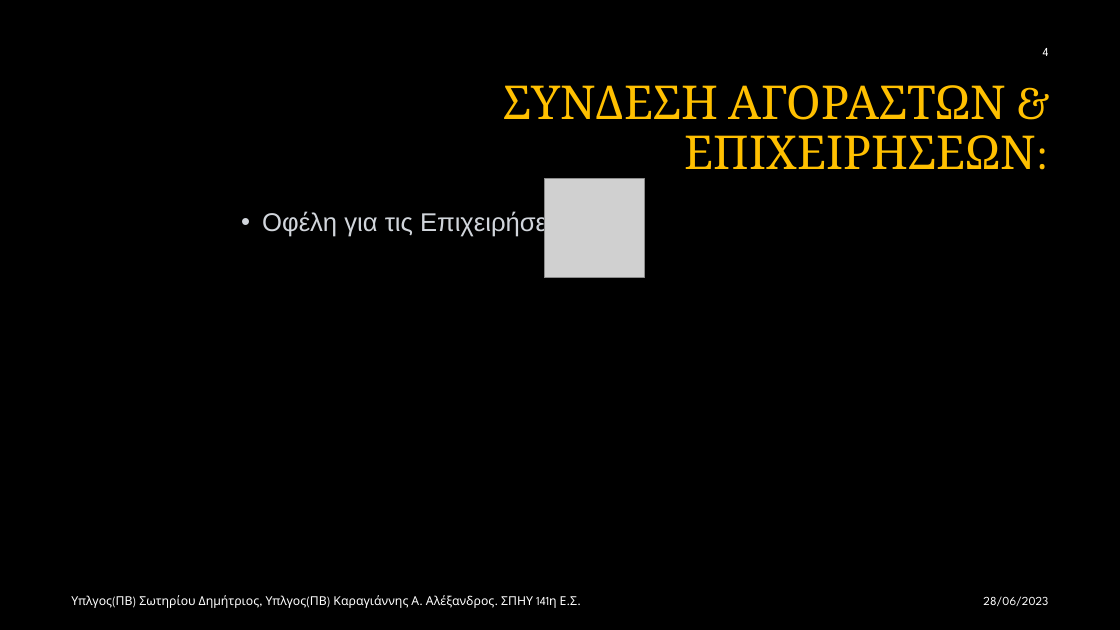
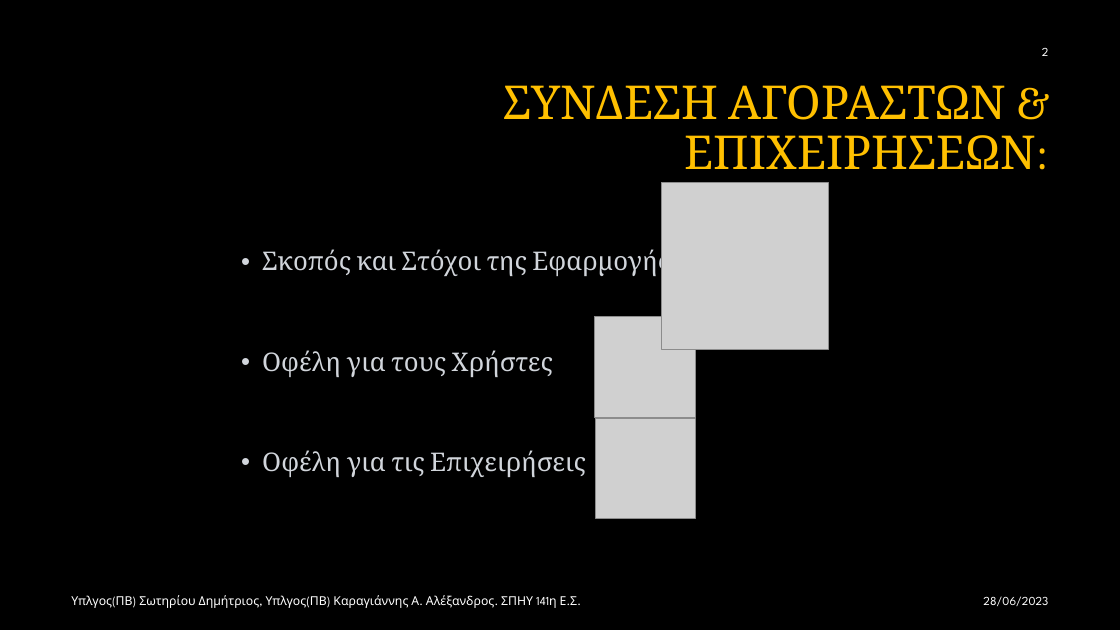
Before and after one commit to Alan-III/GroupBuy, a slide deck: slide 4 of GroupBuy.pptx. Drawn at 1120x630 pixels with LibreOffice and Linux fonts; fonts in the diff are those of the drawing; grey boxes stand for pictures; background and template pictures are left out. Boxes give left, top, right and bottom in pixels: in the first picture for what was removed or moved away, otherwise in the second. Text is boxed around its words. In the diff, an @@ line names an element or a change of style, - is before the commit and + after.

```diff
--- a/GroupBuy.pptx
+++ b/GroupBuy.pptx
@@ text at (1042,48,1049,56): text changed @@
-4
+2
@@ picture added at (662,182,828,349) @@
@@ text added at (262,247,670,278), 22 pt, text #D1D5DB @@
+• Σκοπός και Στόχοι της Εφαρμογής
@@ picture added at (595,317,697,418) @@
@@ text added at (262,350,553,377), 22 pt, text #D1D5DB @@
+• Οφέλη για τους Χρήστες
@@ picture: place and size @@
-picture at (544,178,644,278)
+picture at (596,418,696,518)
@@ text "Οφέλη για τις Επιχειρήσεις": place and size @@
-text "Οφέλη για τις Επιχειρήσεις" at (262,211,565,238)
+text "Οφέλη για τις Επιχειρήσεις" at (262,450,586,477)
@@ text "Οφέλη για τις Επιχειρήσεις" at (262,450,586,477): font Arial to Cambria @@
```
Also in this commit, not shown: 17 other slides changed, 4 slides added, 5 other files.
